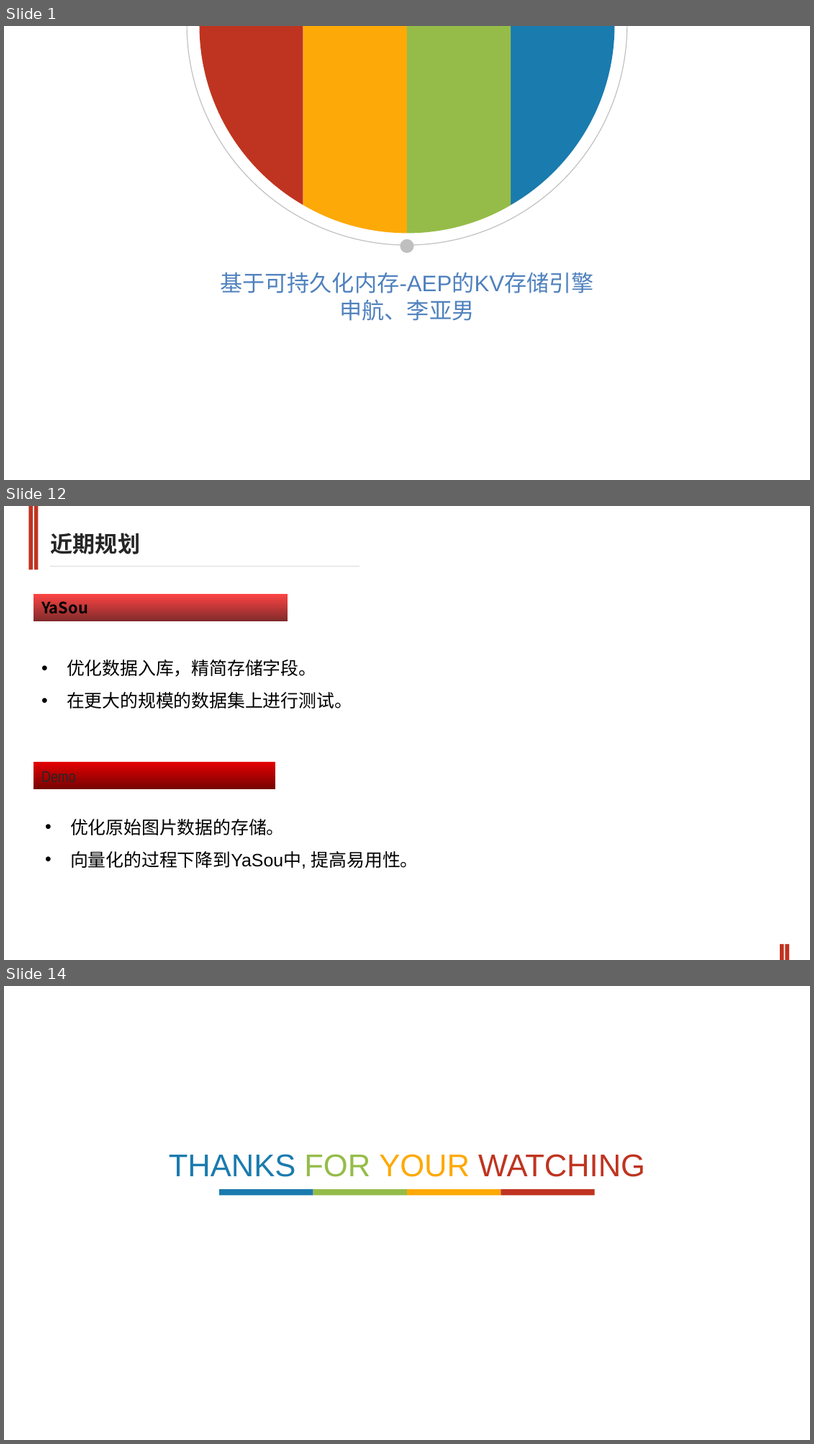
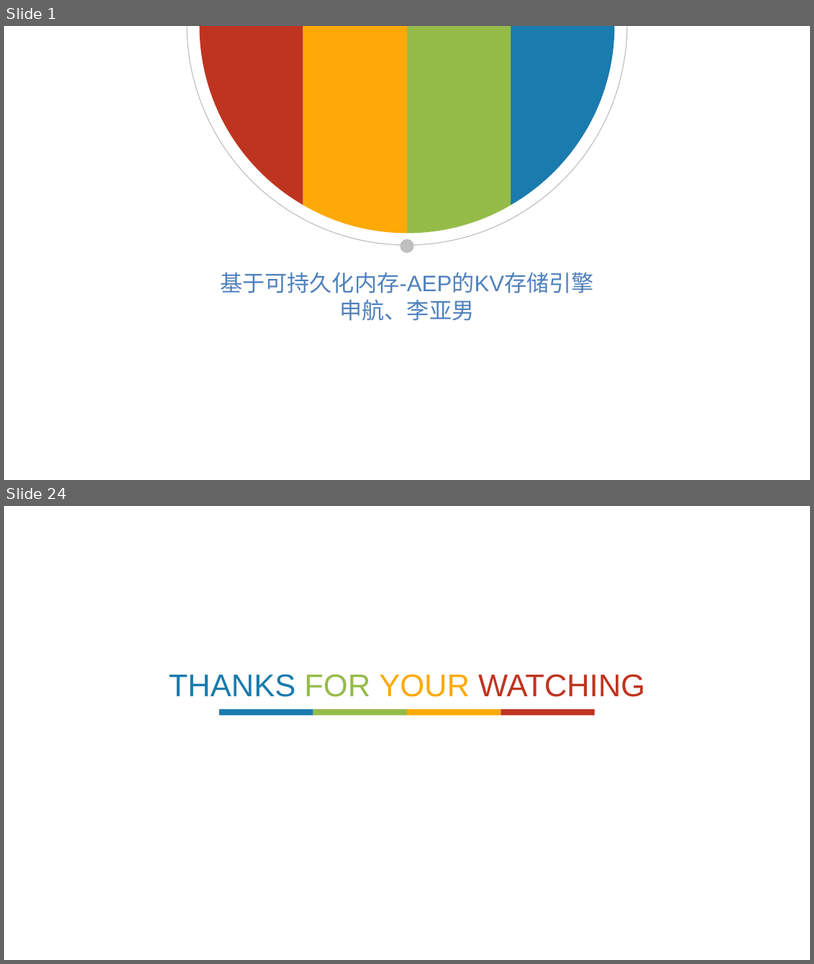
Before and after one commit to AndyShen105/aep-kv, a slide deck: doc/基于AEP的可持久化KV存储.pptx. Shown one above the other, each under a label of ours: slides 1, 12 and 14 before the commit, slides 1 and 24 after it; the slides between them are not shown. The pictures are 814x1444 and 814x964 pixels, drawn with LibreOffice and Linux fonts; fonts in the diff are those of the drawing. Boxes give left, top, right and bottom in pixels: in the first picture for what was removed or moved away, otherwise in the second. Text is boxed around its words. In the diff, an @@ line names an element or a change of style, - is before the commit and + after.

```diff
--- a/doc/基于AEP的可持久化KV存储.pptx
+++ b/doc/基于AEP的可持久化KV存储.pptx
@@ slide 12 removed at [4,506,810,960], background #FFFFFF @@
@@ rectangle removed at [29,506,33,569] @@
@@ rectangle removed at [34,506,38,569] @@
@@ text removed at [51,533,141,554] @@
-近期规划
@@ line removed from (50, 566) to (360, 566) @@
@@ rectangle removed at [34,594,288,621] @@
-YaSou
@@ text removed at [67,659,352,708] @@
-• 优化数据入库，精简存储字段。
-• 在更大的规模的数据集上进行测试。
@@ rectangle removed at [34,762,275,789] @@
-Demo
@@ text removed at [70,818,419,868] @@
-• 优化原始图片数据的存储。
-• 向量化的过程下降到YaSou中, 提高易用性。
@@ rectangle removed at [781,944,784,960] @@
@@ rectangle removed at [785,944,790,960] @@
@@ what was slide 14 is now slide 24 @@
```
Also in this commit, not shown: 6 slides changed, 16 slides added, 5 other slides removed, 1 other file.
